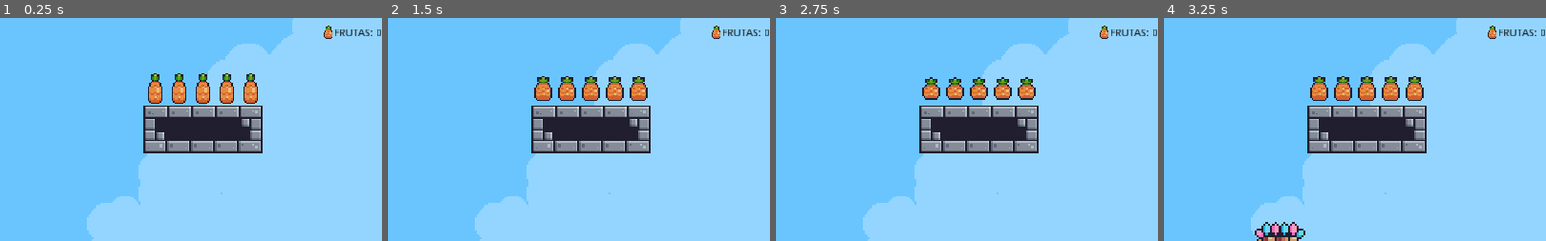
Above: before the commit, frames 1-4 (left to right).
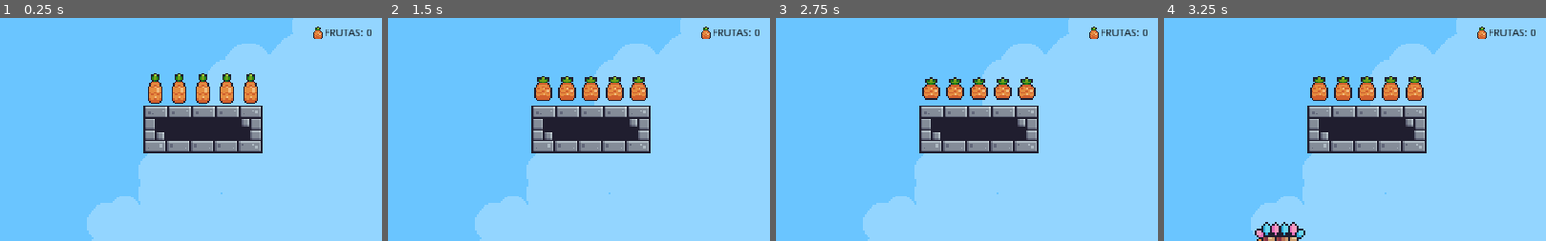
Above: after the commit, the same moments.

Repository: KalebIsaias/Prototipo_G5
Game: Godot game, scene res://Scenes/Fase.tscn
Two runs of this game, one before a commit and one after it. Both use one fixed random seed, a clock stepped at 60 frames per second and the inputs below.
Inputs:
- Up to frame 1 (0.25 s): no input
- Up to frame 2 (1.5 s): hold S (fall) 0.53-1.28 s; hold D (right) from 0.53 s (still down); tap W (jump) at 0.77 s; tap S (fall) at 1.35 s
- Up to frame 3 (2.75 s): tap W (jump) at 1.52 s; release D (right) at 2.03 s; hold A (left) from 2.03 s (still down); hold S (fall) from 2.03 s (still down)
- Up to frame 4 (3.25 s): release A (left) at 2.78 s; release S (fall) at 2.78 s; hold D (right) from 2.78 s (still down); tap S (fall) at 2.85 s; tap W (jump) at 3.02 s
The pictures show only the part of the screen within x 50-100%, y 2-52%; the shares and areas given below are measured in that part.

The runs differ from the first frame. In frame 1, 0.5% of the frame differs, in the area x 82-100%, y 3-10%; in frame 2, 0.5%; in frame 3, 0.5%; in frame 4, 0.5%.

Commit message:
Atualização

Diff:
--- a/Protótipo 01/Scenes/Fase.tscn
+++ b/Protótipo 01/Scenes/Fase.tscn
@@ -659,3 +659,5 @@
 margin_bottom = 64.0
 
 [node name="Moedas 2" parent="." instance=ExtResource( 11 )]
+margin_left = -16.0
+margin_right = -15.936
--- a/Protótipo 01/Scenes/Moedas 2.tscn
+++ b/Protótipo 01/Scenes/Moedas 2.tscn
@@ -88,12 +88,12 @@
 [node name="CanvasLayer" type="CanvasLayer" parent="."]
 
 [node name="Label" type="Label" parent="CanvasLayer"]
-margin_left = 960.0
+margin_left = 947.0
 margin_top = 24.0
-margin_right = 1000.0
+margin_right = 987.0
 margin_bottom = 38.0
 uppercase = true
 
 [node name="AnimatedSprite" type="AnimatedSprite" parent="CanvasLayer"]
-position = Vector2( 952, 29 )
+position = Vector2( 938, 30 )
 frames = SubResource( 18 )
--- a/Protótipo 01/Scripts/Moedas 2.gd
+++ b/Protótipo 01/Scripts/Moedas 2.gd
@@ -2,7 +2,7 @@
 # codigo do hud da contagem das frutas
 
 func _process(delta):
-		# adiciona o valor atual da variavel global de contagem de moedas
+	# adiciona o valor atual da variavel global de contagem de moedas
 	$CanvasLayer/Label.text = "Frutas: " + str(GlobalVar.moedas2)
 	# altera a cor label
 	$CanvasLayer/Label.add_color_override("font_color", Color(0,0,0))
Not shown, changed: Protótipo 01/index.pck
Not shown, changed: docs/index.html
Not shown, changed: docs/index.pck
